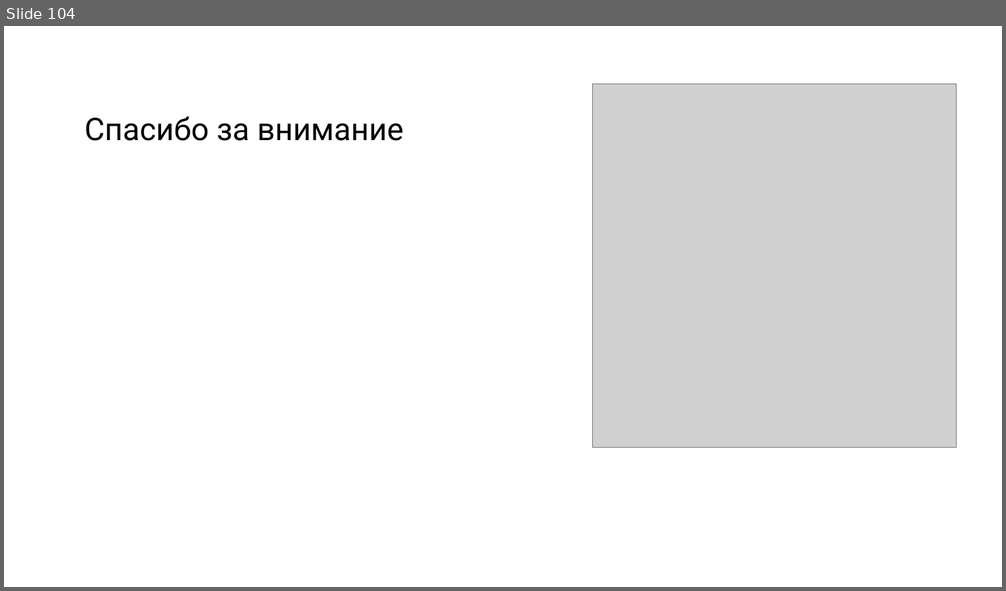
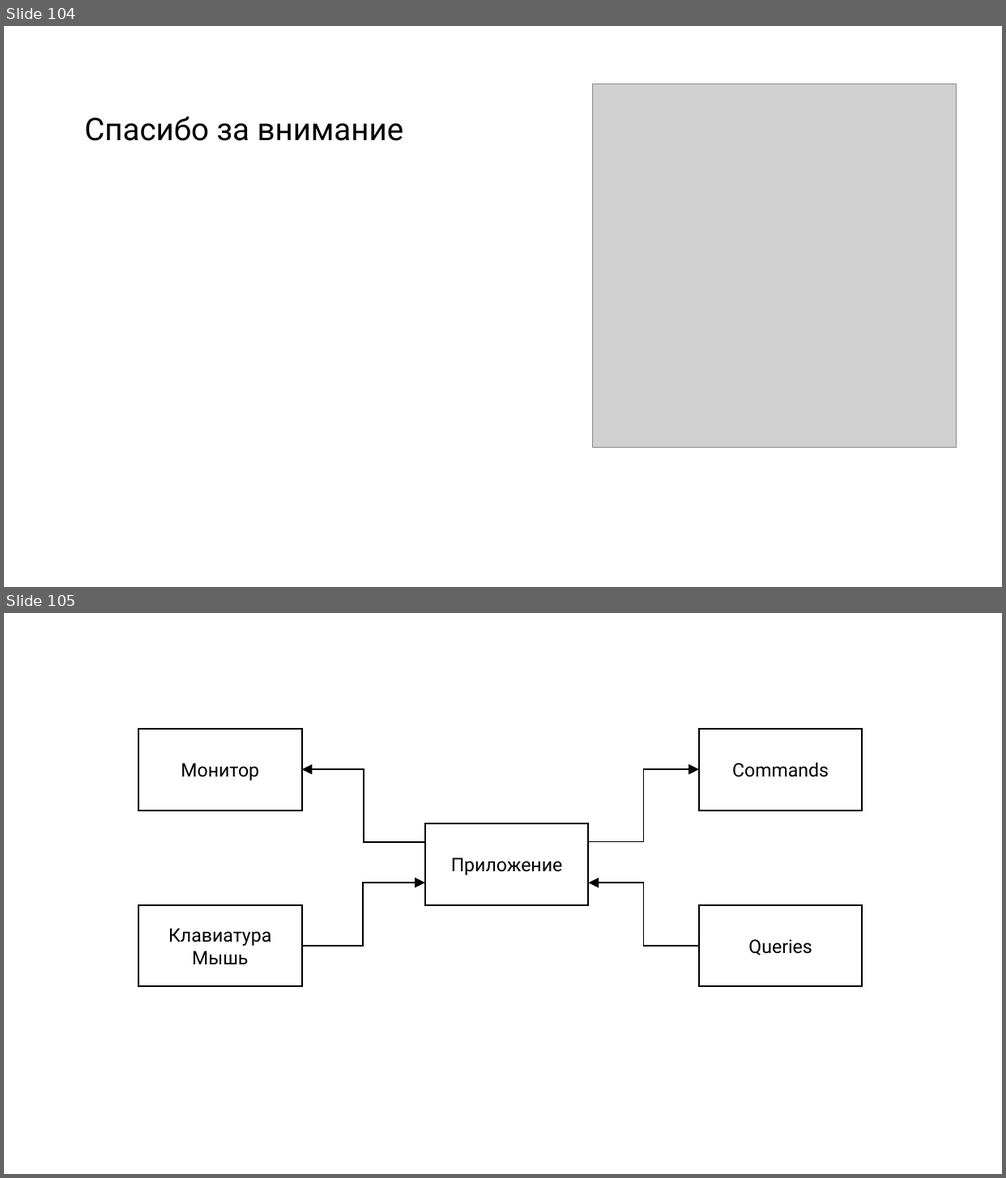
Before and after one commit to rkhaimov/brain-gym, a slide deck: Презентация.pptx. Shown one above the other, each under a label of ours: slide 104 before the commit, slides 104 and 105 after it. The pictures are 1006x591 and 1006x1178 pixels, drawn with LibreOffice and Linux fonts; fonts in the diff are those of the drawing; grey boxes stand for pictures; background and template pictures are left out. Boxes give left, top, right and bottom in pixels: in the first picture for what was removed or moved away, otherwise in the second. Text is boxed around its words. In the diff, an @@ line names an element or a change of style, - is before the commit and + after.

```diff
--- a/Презентация.pptx
+++ b/Презентация.pptx
@@ slide 105 added at bbox=[4, 613, 1002, 1174], background #FFFFFF @@
@@ rectangle added at bbox=[138, 729, 302, 811], fill #FFFFFF, outline #000000 1.5 pt, 18 pt, text #000000 @@
+Монитор
@@ rectangle added at bbox=[699, 729, 862, 811], fill #FFFFFF, outline #000000 1.5 pt, 18 pt, text #000000 @@
+Commands
@@ elbow arrow added from (425, 842) to (302, 769), #000000 1.25 pt @@
@@ elbow arrow added from (589, 842) to (699, 769), #000000 1.25 pt @@
@@ rectangle added at bbox=[425, 824, 589, 905], fill #FFFFFF, outline #000000 1.5 pt, 18 pt, text #000000 @@
+Приложение
@@ elbow arrow added from (302, 946) to (425, 884), #000000 1.25 pt @@
@@ elbow arrow added from (699, 946) to (589, 884), #000000 1.25 pt @@
@@ rectangle added at bbox=[138, 905, 302, 986], fill #FFFFFF, outline #000000 1.5 pt, 18 pt, text #000000 @@
+Клавиатура Мышь
@@ rectangle added at bbox=[699, 905, 862, 986], fill #FFFFFF, outline #000000 1.5 pt, 18 pt, text #000000 @@
+Queries
```
Also in this commit, not shown: 5 slides changed, 7 other slides added, 11 other files.
